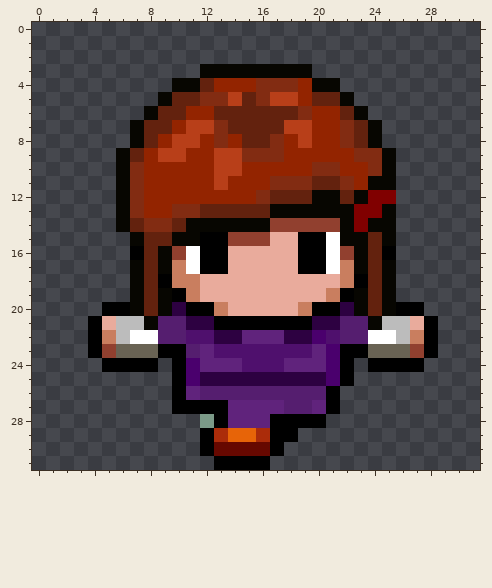
Pixel-art sprite -- sprites/images/spr_Player_Up_0.png. Above, as it was before the edit.
The file is 32x32 pixels.
New version:
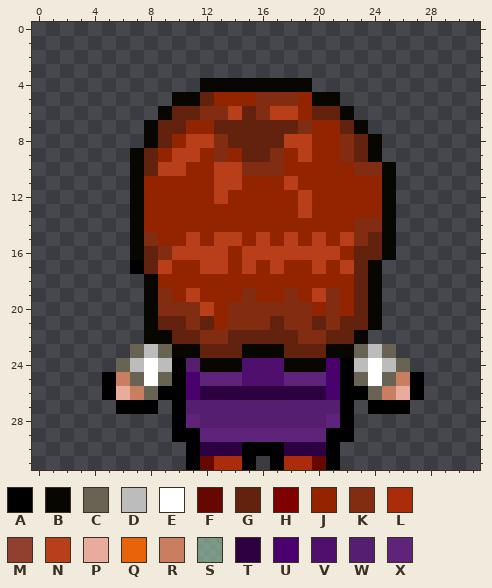
Palette (. is transparent): A #000000  B #070601  C #696354  D #bcbcbc  E #ffffff  F #660800  G #63220e  H #800000  J #932400  K #822c12  L #ab2c0a  M #91402f  N #b83f19  P #e9ab9c  Q #e76408  R #c97e5f  S #9cccab9e  T #2d0141  U #4a006d  V #4f106d  W #551e6f  X #60237c
The exact change:
Changed rows in their new state; - is an unchanged pixel.
first column x 4:
 3 --------........---------
 4 ------..BBBBBBBB..-------
 5 -----.BBGJJJ-KK-BB.------
 6 ----.B-GKKN-KNNJGGB.-----
 7 ---.B-GJJG----GK--GB.----
 8 ---.BGJ-N-G--GN----------
 9 --.BGJ-N-KJGG--N--KGB.---
10 --.BGNN----KKK--JJ-K-----
11 --.B------N--JNJJJJ-J----
12 --.B-----N--JJJNJJJJJB---
13 --.B--JJJJJJJJJNJJJJJ----
14 --.BJJJJJJJJJJJJJJJKK----
15 ----KJJNJNNJNJNJNJNK-----
16 ---B-KNNNNJNNNNNNNJG-B---
17 ---A-NJJNNJNJNJJNJNGB.---
18 ---.BJJJJJJJJJJJJJJGB.---
19 ---.BKJNJJJKJJKJNKJGB.---
20 -...BKKKNJKKKKKKJKJGB...-
21 ....-GGKGJKKKGKKGKGG-....
22 ....BBGGKKGGGGGKKGGB.....
23 ...-DCBBGGGBBBGGGBBCD-...
24 -.CDED-WBBB---BBB--DEDC.-
25 -ARCEC--XXXVVVXXX--CECRA-
26 -APRCA-UTTTTTTTTTUAACRPA-
27 --AAA--WWWWWWW--WWA-AAA--
28 ------AXWWWWWWWWWXA------
29 ------AAXXXXXXXXXAA------
30 -------ATTTAA-TTTA-------
31 -------AFLL-.ALLFA-------
